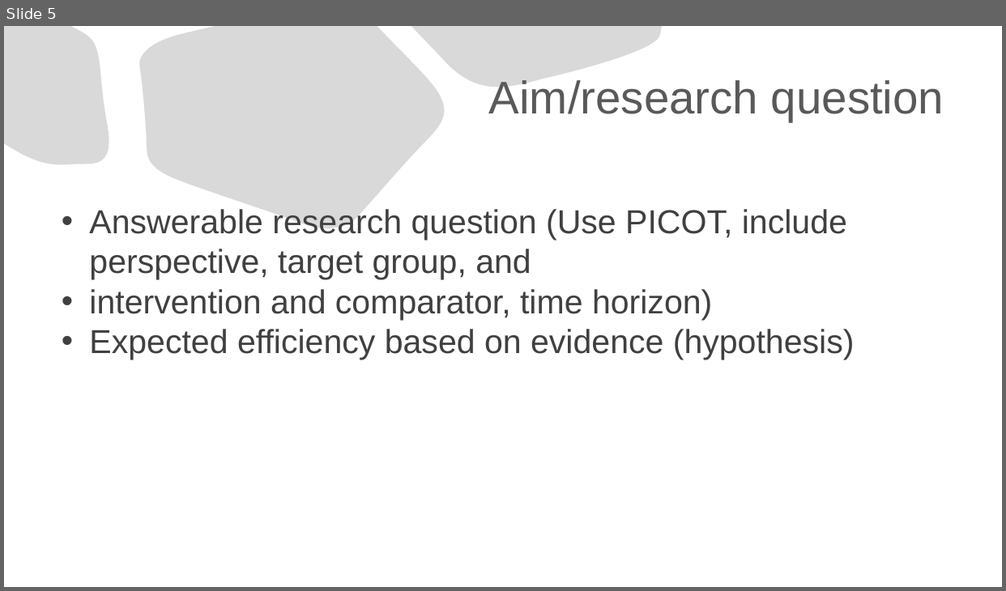
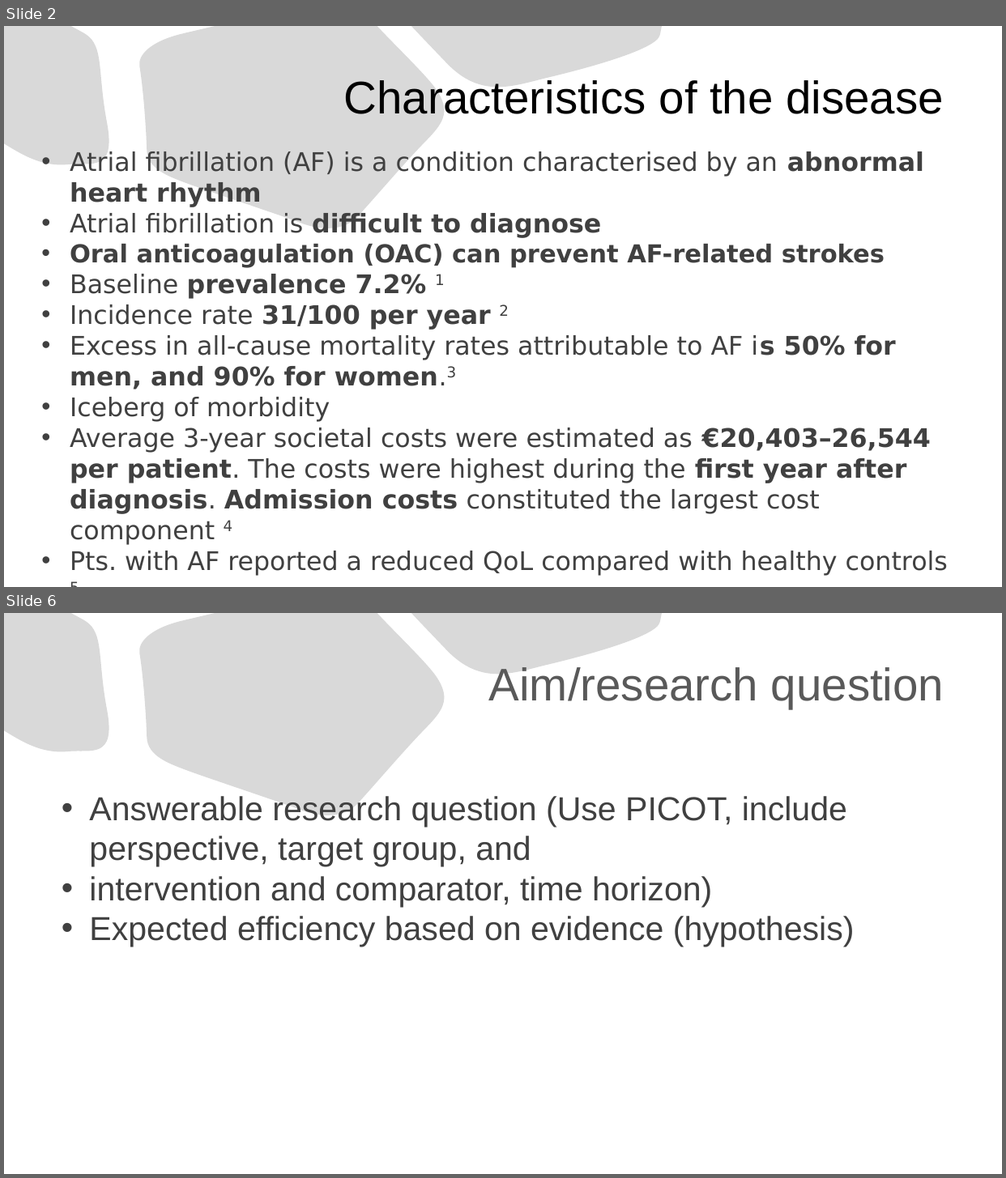
Before and after one commit to kostadinoff/SMU_seminar_in_economic-_evaluation_in_Healthcare, a slide deck: group_assigment/group_assigment.pptx. Shown one above the other, each under a label of ours: slide 5 before the commit, slides 2 and 6 after it; the slides between them are not shown. The pictures are 1006x591 and 1006x1178 pixels, drawn with LibreOffice and Linux fonts; fonts in the diff are those of the drawing. Boxes give left, top, right and bottom in pixels: in the first picture for what was removed or moved away, otherwise in the second. Text is boxed around its words. In the diff, an @@ line names an element or a change of style, - is before the commit and + after.

```diff
--- a/group_assigment/group_assigment.pptx
+++ b/group_assigment/group_assigment.pptx
@@ slide 2 added at (x1=4, y1=26, x2=1002, y2=587), background #FFFFFF; not listed: 3 template elements that a slide beside it also shows @@
@@ title added at (x1=344, y1=80, x2=944, y2=114), 44 pt, text #000000 @@
+Characteristics of the disease
@@ text added at (x1=70, y1=152, x2=948, y2=576), 24.7 pt, text #404040 @@
+• Atrial fibrillation (AF) is a condition characterised by an abnormal heart rhythm
+• Atrial fibrillation is difficult to diagnose
+• Oral anticoagulation (OAC) can prevent AF-related strokes
+• Baseline prevalence 7.2% 1
+• Incidence rate 31/100 per year 2
+• Excess in all-cause mortality rates attributable to AF is 50% for men, and 90% for women.3
+• Iceberg of morbidity
+• Average 3-year societal costs were estimated as €20,403–26,544 per patient. The costs were highest during the first year after diagnosis. Admission costs constituted the largest cost component 4
+• Pts. with AF reported a reduced QoL compared with healthy controls 5
@@ what was slide 5 is now slide 6 @@
```
Also in this commit, not shown: 2 slides changed, 3 other slides added, 2 slides removed, 9 other files.
